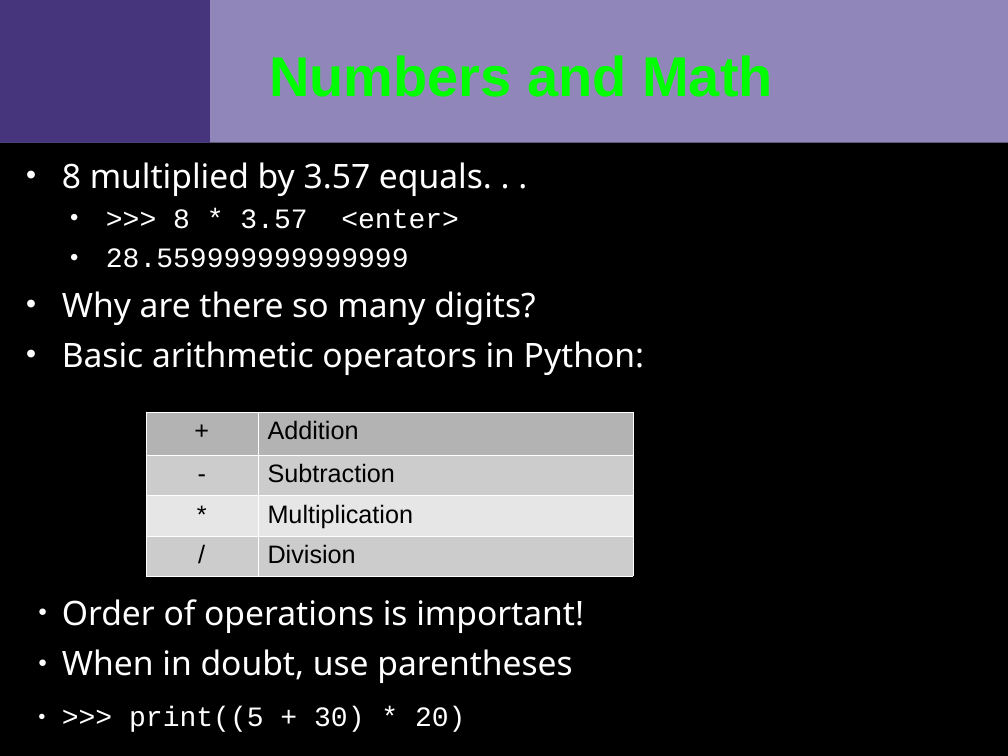
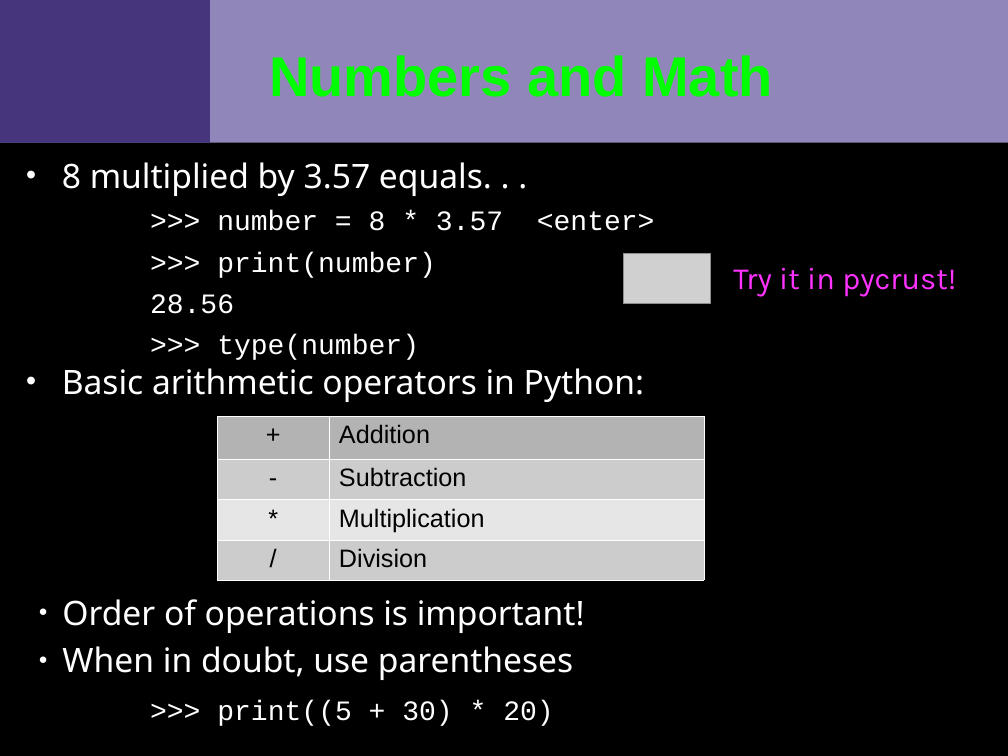
Before and after one commit to VCTLabs/swfk-python-intro, a slide deck: slide 2 of course_materials/slides/slideset2_beginning_python2_dev_SWFK.odp. Drawn at 1008x756 pixels with LibreOffice and Linux fonts; fonts in the diff are those of the drawing; grey boxes stand for pictures; background and template pictures are left out. Boxes give left, top, right and bottom in pixels: in the first picture for what was removed or moved away, otherwise in the second. Text is boxed around its words. In the diff, an @@ line names an element or a change of style, - is before the commit and + after.

```diff
--- a/course_materials/slides/slideset2_beginning_python2_dev_SWFK.odp
+++ b/course_materials/slides/slideset2_beginning_python2_dev_SWFK.odp
@@ text at [62, 162, 644, 402]: less space between paragraphs @@
@@ text at [150, 211, 655, 360]: text changed @@
-  • >>> 8 * 3.57 <enter>
-  • 28.559999999999999
-• Why are there so many digits?
+>>> number = 8 * 3.57 <enter>
+>>> print(number)
+28.56
+>>> type(number)
@@ picture added at [623, 254, 710, 304] @@
@@ text added at [733, 268, 956, 297], 22 pt, text #FF33FF @@
+Try it in pycrust!
@@ table: place and size @@
-table at [146, 412, 633, 572]
+table at [218, 415, 705, 575]
@@ text "Order of operations is important!" at [62, 599, 585, 726]: indent changed; less space between paragraphs; bullet ● to none; list level 4 to 1 in ">>> print((5 + 30) * ..." @@
```
Also in this commit, not shown: 5 other slides changed, 9 other files.
